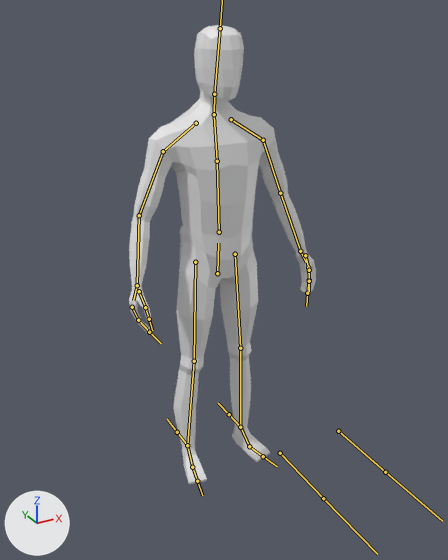
The FBX model Assets/Models/PlayerModel.fbx: old version first, new version second.
Before and after are seen from a camera (50 mm lens) standing at (-1.15, -2.15, 2.0) and looking at (0.06, 0.05, 0.9). Every picture has the same lights, and +X, +Y and +Z are marked at lower left. The bones that bend it are drawn over the model as lines.

The first picture shows 'Player'.
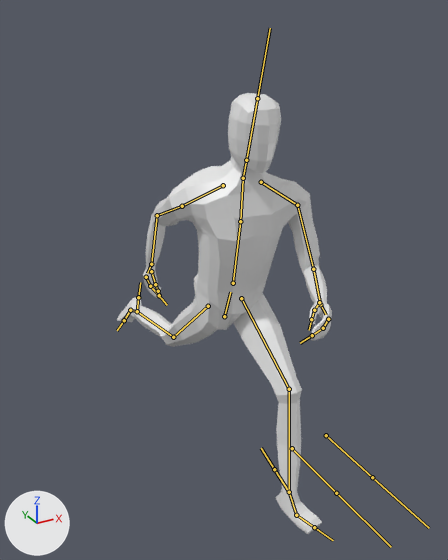
The newer file adds an action. The first version stands in its rest pose; the second is drawn at frame 25 of the action 'Armature.001|Sprint.001'.

Changed parts and their boxes (x1, y1, x2, y2) in the pictures (448 x 560 px):
'Player', posed (15% wider): before (129, 25, 316, 484); after (117, 93, 332, 534)
bone 'Hips', root to tip: before (217, 273) to (218, 243); after (224, 316) to (230, 292)
bone 'Spine', root to tip: before (219, 232) to (217, 161); after (233, 283) to (240, 221)
bone 'Chest', root to tip: before (217, 161) to (214, 115); after (240, 221) to (243, 179)
bone 'Neck', root to tip: before (214, 114) to (214, 94); after (243, 178) to (246, 160)
bone 'Head', root to tip: before (214, 94) to (220, 28); after (246, 160) to (257, 98)
bone 'Shoulder.L', root to tip: before (231, 119) to (263, 140); after (261, 182) to (297, 205)
bone 'UpperArm.L', root to tip: before (263, 140) to (280, 193); after (297, 205) to (313, 269)
bone 'LowerArm.L', root to tip: before (280, 193) to (300, 251); after (313, 269) to (320, 304)
bone 'Hand.L', root to tip: before (300, 251) to (306, 262); after (320, 304) to (326, 314)
bone 'Shoulder.R', root to tip: before (196, 123) to (163, 151); after (223, 185) to (182, 206)
bone 'UpperArm.R', root to tip: before (163, 151) to (139, 215); after (182, 206) to (157, 215)
bone 'LowerArm.R', root to tip: before (139, 215) to (137, 285); after (157, 215) to (151, 264)
bone 'UpperLeg.L', root to tip: before (235, 254) to (240, 348); after (241, 298) to (289, 389)
bone 'LowerLeg.L', root to tip: before (240, 348) to (240, 427); after (289, 389) to (289, 492)
bone 'Foot.L', root to tip: before (240, 427) to (249, 446); after (289, 492) to (296, 515)
bone 'Toes.L', root to tip: before (249, 446) to (263, 456); after (296, 515) to (314, 527)
bone 'UpperLeg.R', root to tip: before (195, 262) to (194, 361); after (208, 306) to (173, 337)
bone 'LowerLeg.R', root to tip: before (194, 361) to (187, 445); after (173, 337) to (137, 311)
bone 'Foot.R', root to tip: before (187, 445) to (192, 467); after (137, 311) to (130, 310)

Patch to the scene script:
```diff
--- a/Assets/Models/PlayerModel.fbx.py
+++ b/Assets/Models/PlayerModel.fbx.py
@@ bone_hips @@
 bone_hips = bpy.data.objects['Armature.001'].pose.bones['Hips']
-bone_hips.location = (0.0, 0.0, 0.0)
-bone_hips.rotation_quaternion = (1.0, 0.0, 0.0, 0.0)  # degrees (0, 0, 0)
+bone_hips.location = (0.008, -0.184, 0.058)
+bone_hips.rotation_quaternion = (0.992, 0.128, 0.016, -0.014)  # degrees (15, 2, -1)
@@ bone_spine @@
 bone_spine = bpy.data.objects['Armature.001'].pose.bones['Spine']  # child of 'Hips'
-bone_spine.rotation_quaternion = (1.0, 0.0, 0.0, 0.0)  # degrees (0, 0, 0)
+bone_spine.rotation_quaternion = (1.0, 0.0, -0.018, 0.017)  # degrees (0, -2, 2)
@@ bone_chest @@
 bone_chest = bpy.data.objects['Armature.001'].pose.bones['Chest']  # child of 'Spine'
-bone_chest.rotation_quaternion = (1.0, 0.0, 0.0, 0.0)  # degrees (0, 0, 0)
+bone_chest.rotation_quaternion = (0.996, 0.0, -0.088, 0.007)  # degrees (0, -10, 1)
@@ bone_neck @@
 bone_neck = bpy.data.objects['Armature.001'].pose.bones['Neck']  # child of 'Chest'
-bone_neck.rotation_quaternion = (1.0, 0.0, 0.0, 0.0)  # degrees (0, 0, 0)
+bone_neck.rotation_quaternion = (0.997, -0.01, 0.079, -0.026)  # degrees (-1, 9, -3)
@@ bone_head @@
 bone_head = bpy.data.objects['Armature.001'].pose.bones['Head']  # child of 'Neck'
-bone_head.rotation_quaternion = (1.0, 0.0, 0.0, 0.0)  # degrees (0, 0, 0)
+bone_head.rotation_quaternion = (0.998, -0.055, 0.0, 0.001)  # degrees (-6, 0, 0)
@@ bone_shoulder_l @@
 bone_shoulder_l = bpy.data.objects['Armature.001'].pose.bones['Shoulder.L']  # child of 'Chest'
-bone_shoulder_l.rotation_quaternion = (1.0, 0.0, 0.0, 0.0)  # degrees (0, 0, 0)
+bone_shoulder_l.rotation_quaternion = (0.972, 0.121, -0.199, -0.01)  # degrees (15, -23, -4)
@@ bone_upperarm_l @@
 bone_upperarm_l = bpy.data.objects['Armature.001'].pose.bones['UpperArm.L']  # child of 'Shoulder.L'
-bone_upperarm_l.rotation_quaternion = (1.0, 0.0, 0.0, 0.0)  # degrees (0, 0, 0)
+bone_upperarm_l.rotation_quaternion = (0.993, 0.061, 0.045, -0.087)  # degrees (7, 6, -10)
@@ bone_lowerarm_l @@
 bone_lowerarm_l = bpy.data.objects['Armature.001'].pose.bones['LowerArm.L']  # child of 'UpperArm.L'
-bone_lowerarm_l.rotation_quaternion = (1.0, 0.0, 0.0, 0.0)  # degrees (0, 0, 0)
+bone_lowerarm_l.rotation_quaternion = (0.87, 0.42, 0.257, -0.025)  # degrees (54, 28, 11)
@@ bone_hand_l @@
 bone_hand_l = bpy.data.objects['Armature.001'].pose.bones['Hand.L']  # child of 'LowerArm.L'
-bone_hand_l.rotation_quaternion = (1.0, 0.0, 0.0, 0.0)  # degrees (0, 0, 0)
+bone_hand_l.rotation_quaternion = (0.999, -0.038, 0.003, -0.003)  # degrees (-4, 0, 0)
@@ bone_shoulder_r @@
 bone_shoulder_r = bpy.data.objects['Armature.001'].pose.bones['Shoulder.R']  # child of 'Chest'
-bone_shoulder_r.rotation_quaternion = (1.0, 0.0, 0.0, 0.0)  # degrees (0, 0, 0)
+bone_shoulder_r.rotation_quaternion = (0.98, -0.107, -0.169, 0.01)  # degrees (-13, -19, 3)
@@ bone_upperarm_r @@
 bone_upperarm_r = bpy.data.objects['Armature.001'].pose.bones['UpperArm.R']  # child of 'Shoulder.R'
-bone_upperarm_r.rotation_quaternion = (1.0, 0.0, 0.0, 0.0)  # degrees (0, 0, 0)
+bone_upperarm_r.rotation_quaternion = (0.972, -0.211, -0.018, 0.099)  # degrees (-24, 0, 11)
@@ bone_lowerarm_r @@
 bone_lowerarm_r = bpy.data.objects['Armature.001'].pose.bones['LowerArm.R']  # child of 'UpperArm.R'
-bone_lowerarm_r.rotation_quaternion = (1.0, 0.0, 0.0, 0.0)  # degrees (0, 0, 0)
+bone_lowerarm_r.rotation_quaternion = (0.982, 0.184, -0.035, -0.003)  # degrees (21, -4, -1)
@@ bone_upperleg_l @@
 bone_upperleg_l = bpy.data.objects['Armature.001'].pose.bones['UpperLeg.L']  # child of 'Hips'
-bone_upperleg_l.location = (0.0, 0.0, 0.0)
-bone_upperleg_l.rotation_quaternion = (1.0, 0.0, 0.0, 0.0)  # degrees (0, 0, 0)
+bone_upperleg_l.location = (0.009, -0.001, 0.0)
+bone_upperleg_l.rotation_quaternion = (0.797, 0.603, 0.01, -0.037)  # degrees (74, 3, -3)
@@ bone_lowerleg_l @@
 bone_lowerleg_l = bpy.data.objects['Armature.001'].pose.bones['LowerLeg.L']  # child of 'UpperLeg.L'
-bone_lowerleg_l.rotation_quaternion = (1.0, 0.0, 0.0, 0.0)  # degrees (0, 0, 0)
+bone_lowerleg_l.rotation_quaternion = (0.909, -0.416, 0.0, 0.003)  # degrees (-49, 0, 0)
@@ bone_foot_l @@
 bone_foot_l = bpy.data.objects['Armature.001'].pose.bones['Foot.L']  # child of 'LowerLeg.L'
-bone_foot_l.rotation_quaternion = (1.0, 0.0, 0.0, 0.0)  # degrees (0, 0, 0)
+bone_foot_l.rotation_quaternion = (0.974, -0.224, 0.006, 0.03)  # degrees (-26, 1, 3)
@@ bone_toes_l @@
 bone_toes_l = bpy.data.objects['Armature.001'].pose.bones['Toes.L']  # child of 'Foot.L'
-bone_toes_l.rotation_quaternion = (1.0, 0.0, 0.0, 0.0)  # degrees (0, 0, 0)
+bone_toes_l.rotation_quaternion = (0.989, 0.03, -0.032, 0.143)  # degrees (3, -4, 16)
@@ bone_upperleg_r @@
 bone_upperleg_r = bpy.data.objects['Armature.001'].pose.bones['UpperLeg.R']  # child of 'Hips'
-bone_upperleg_r.location = (0.0, 0.0, 0.0)
-bone_upperleg_r.rotation_quaternion = (1.0, 0.0, 0.0, 0.0)  # degrees (0, 0, 0)
+bone_upperleg_r.location = (-0.013, -0.002, 0.0)
+bone_upperleg_r.rotation_quaternion = (0.953, -0.301, 0.01, 0.028)  # degrees (-35, 2, 3)
@@ bone_lowerleg_r @@
 bone_lowerleg_r = bpy.data.objects['Armature.001'].pose.bones['LowerLeg.R']  # child of 'UpperLeg.R'
-bone_lowerleg_r.rotation_quaternion = (1.0, 0.0, 0.0, 0.0)  # degrees (0, 0, 0)
+bone_lowerleg_r.rotation_quaternion = (0.97, -0.243, 0.0, -0.002)  # degrees (-28, 0, 0)
@@ bone_foot_r @@
 bone_foot_r = bpy.data.objects['Armature.001'].pose.bones['Foot.R']  # child of 'LowerLeg.R'
-bone_foot_r.rotation_quaternion = (1.0, 0.0, 0.0, 0.0)  # degrees (0, 0, 0)
+bone_foot_r.rotation_quaternion = (0.945, -0.321, 0.05, 0.028)  # degrees (-37, 6, 1)
```
